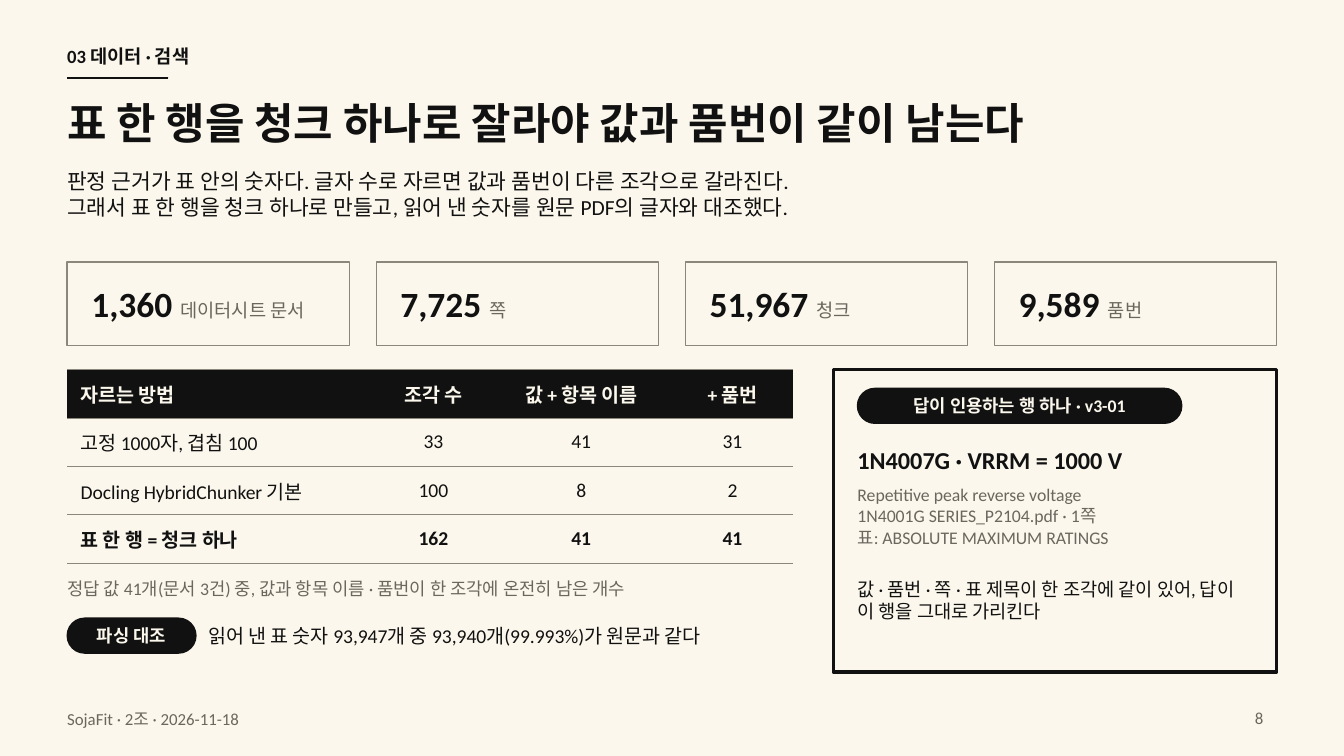
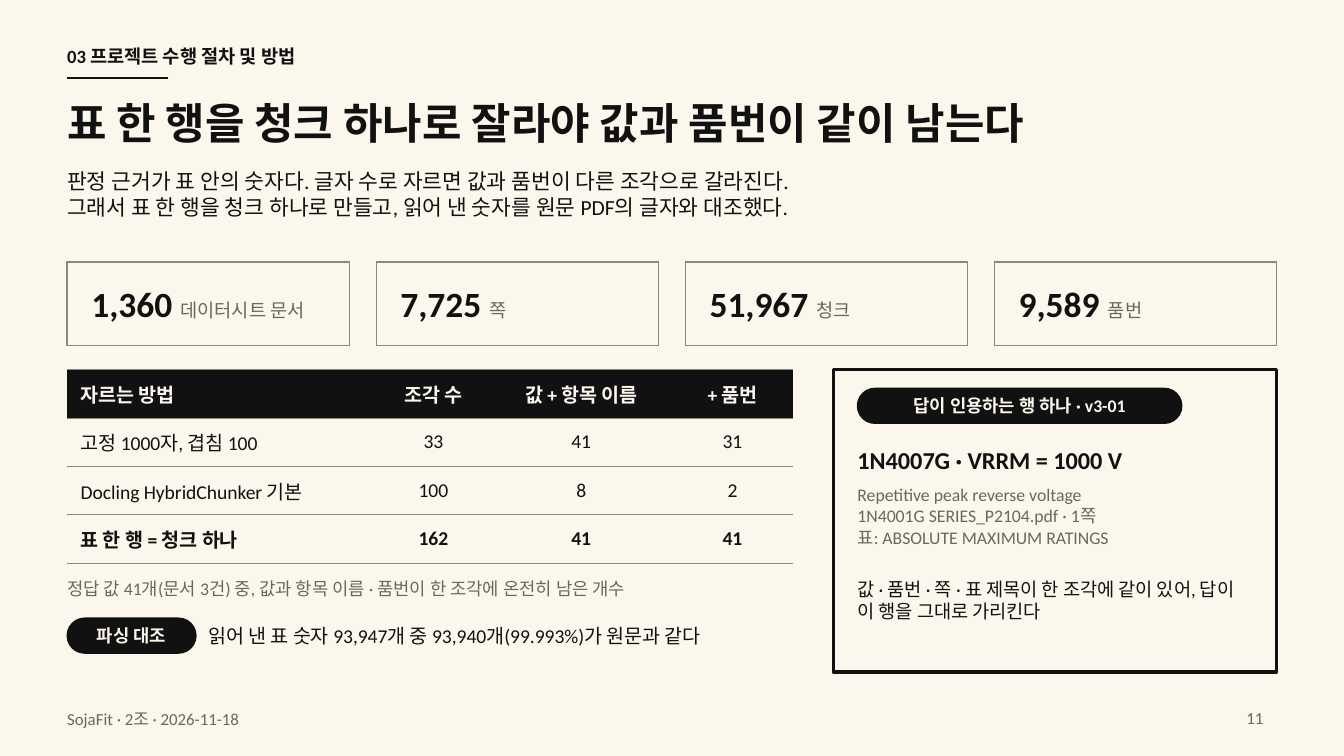
Before and after one commit to HJU5022/SojaFit, a slide deck: slide 11 of docs/deliverables/presentation/sojafit-final-2026-11-18.pptx (slide 8 before the commit). Drawn at 1344x756 pixels with LibreOffice and Linux fonts; fonts in the diff are those of the drawing. Boxes give left, top, right and bottom in pixels: in the first picture for what was removed or moved away, otherwise in the second. Text is boxed around its words. In the diff, an @@ line names an element or a change of style, - is before the commit and + after.

Commit message:
docs: 발표 자료를 필수 목차 5개 순서로 바꾸고 팀 역할 · 페르소나와 여정 지도 · 노드 설명 · 모델 비교 · 데모 영상 장을 넣는다(25장)

```diff
--- a/docs/deliverables/presentation/sojafit-final-2026-11-18.pptx
+++ b/docs/deliverables/presentation/sojafit-final-2026-11-18.pptx
@@ text at [67, 47, 295, 65]: text changed @@
-03 데이터 · 검색
+03 프로젝트 수행 절차 및 방법
@@ page number at [1246, 713, 1263, 724]: text changed @@
-8
+11
```
Also in this commit, not shown: 17 other slides changed, 5 slides added, 5 other files.
